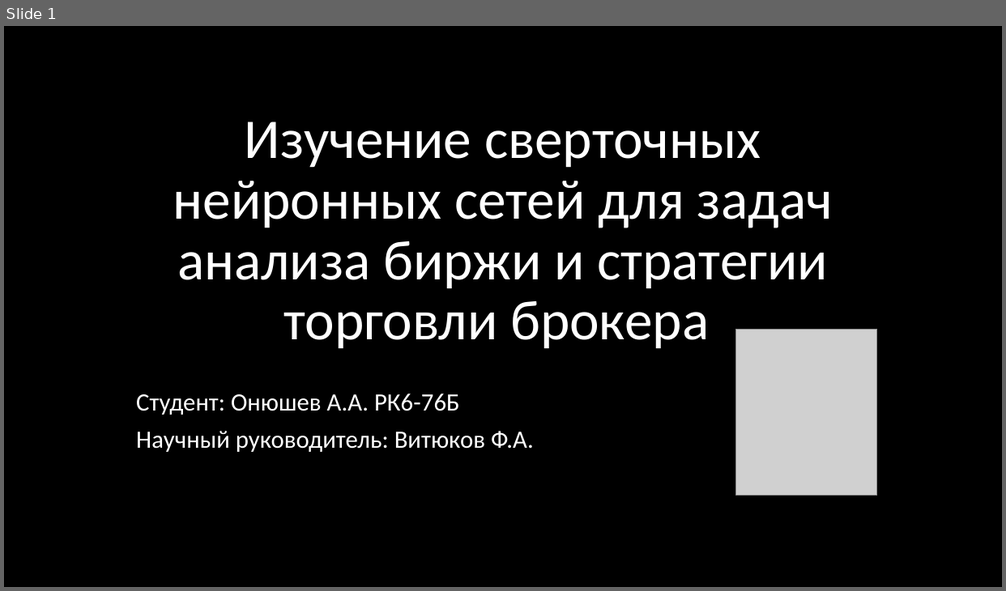
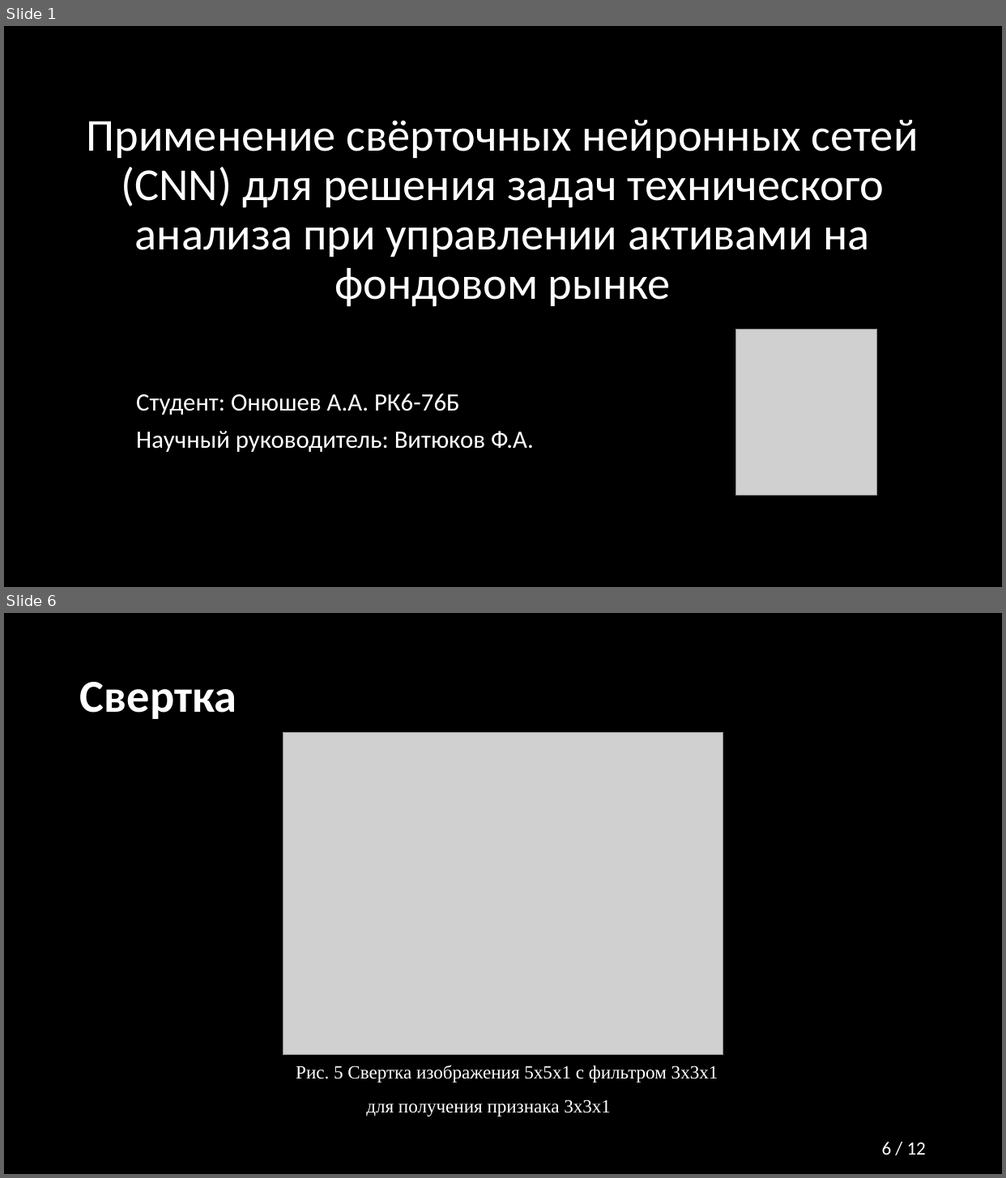
Before and after one commit to Relax-FM/Diploma, a slide deck: MMAPS/presentation/Presentation.pptx. Shown one above the other, each under a label of ours: slide 1 before the commit, slides 1 and 6 after it; the slides between them are not shown. The pictures are 1006x591 and 1006x1178 pixels, drawn with LibreOffice and Linux fonts; fonts in the diff are those of the drawing; grey boxes stand for pictures. Boxes give left, top, right and bottom in pixels: in the first picture for what was removed or moved away, otherwise in the second. Text is boxed around its words. In the diff, an @@ line names an element or a change of style, - is before the commit and + after.

```diff
--- a/MMAPS/presentation/Presentation.pptx
+++ b/MMAPS/presentation/Presentation.pptx
@@ slide 6 added at <box>4,613,1002,1174</box>, background #000000 @@
@@ title added at <box>80,682,236,719</box>, 44 pt, text #FFFFFF, bold @@
+Свертка
@@ picture added at <box>283,733,723,1055</box> @@
@@ text added at <box>296,1065,718,1117</box>, 18 pt, text #FFFFFF @@
+Рис. 5 Свертка изображения 5х5х1 с фильтром 3х3х1 для получения признака 3х3х1
@@ page number added at <box>882,1142,926,1155</box>, 18 pt, text #FFFFFF @@
+6 / 12
@@ slide 1 changed as well @@
@@ title at <box>87,120,918,307</box>: text changed; size 54 to 44 pt @@
-Изучение сверточных нейронных сетей для задач анализа биржи и стратегии торговли брокера
+Применение свёрточных нейронных сетей (CNN) для решения задач технического анализа при управлении активами на фондовом рынке
```
Also in this commit, not shown: 3 other slides changed, 7 other slides added, 1 other file.
